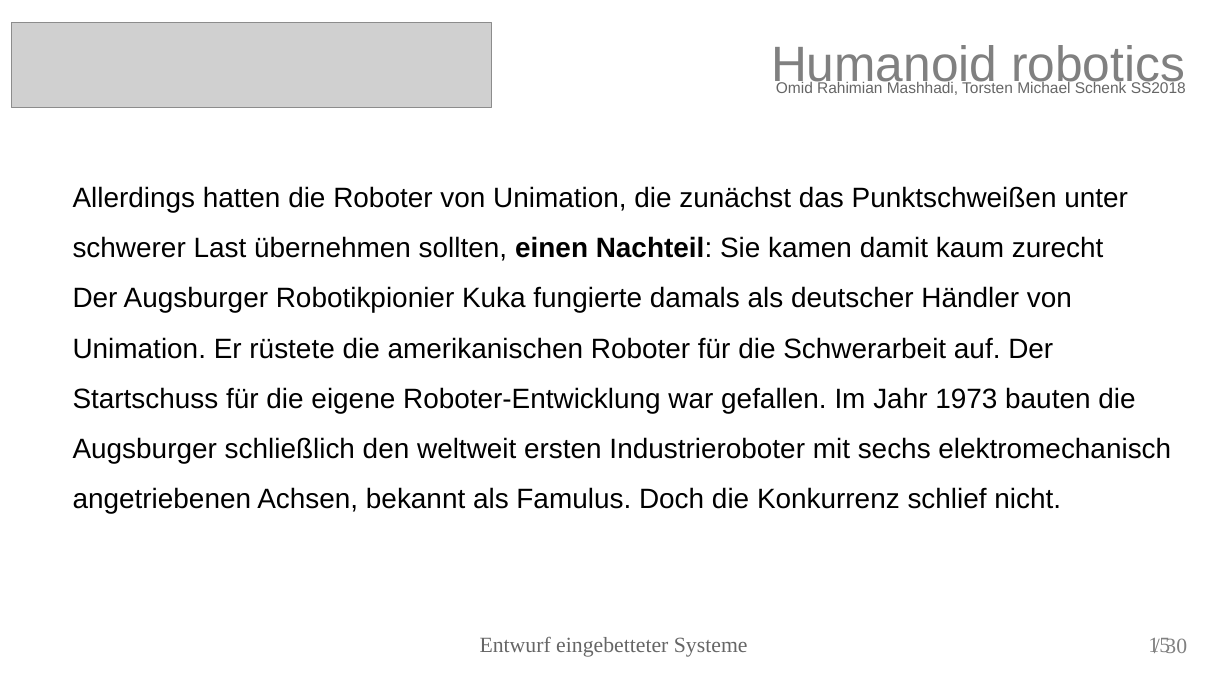
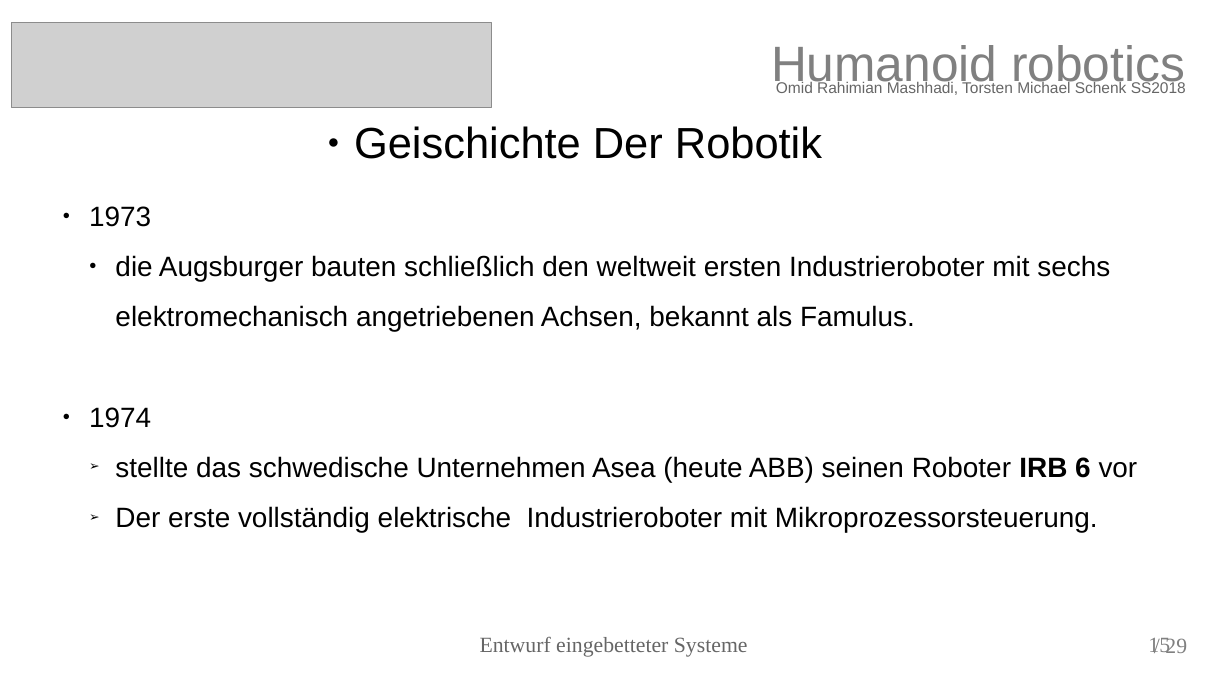
Before and after one commit to torstenschenk/beuth-avatar-ss2018, a slide deck: slide 15 of Presentation/HumanoidRobotic.odp. Drawn at 1232x693 pixels with LibreOffice and Linux fonts; fonts in the diff are those of the drawing; grey boxes stand for pictures. Boxes give left, top, right and bottom in pixels: in the first picture for what was removed or moved away, otherwise in the second. Text is boxed around its words. In the diff, an @@ line names an element or a change of style, - is before the commit and + after.

```diff
--- a/Presentation/HumanoidRobotic.odp
+++ b/Presentation/HumanoidRobotic.odp
@@ text added at (354, 126, 822, 159), 28 pt, text #000000 @@
+● Geischichte Der Robotik
@@ text at (89, 206, 1138, 533): text changed @@
-Allerdings hatten die Roboter von Unimation, die zunächst das Punktschweißen unter schwerer Last übernehmen sollten, einen Nachteil: Sie kamen damit kaum zurecht
-Der Augsburger Robotikpionier Kuka fungierte damals als deutscher Händler von Unimation. Er rüstete die amerikanischen Roboter für die Schwerarbeit auf. Der Startschuss für die eigene Roboter-Entwicklung war gefallen. Im Jahr 1973 bauten die Augsburger schließlich den weltweit ersten Industrieroboter mit sechs elektromechanisch angetriebenen Achsen, bekannt als Famulus. Doch die Konkurrenz schlief nicht.
+● 1973
+  ● die Augsburger bauten schließlich den weltweit ersten Industrieroboter mit sechs elektromechanisch angetriebenen Achsen, bekannt als Famulus.
+● 1974
+  ➢ stellte das schwedische Unternehmen Asea (heute ABB) seinen Roboter IRB 6 vor
+  ➢ Der erste vollständig elektrische Industrieroboter mit Mikroprozessorsteuerung.
@@ text at (1165, 638, 1187, 653): text changed @@
-/ 30
+/ 29
```
Also in this commit, not shown: 26 other slides changed, 1 slide added, 2 slides removed.
